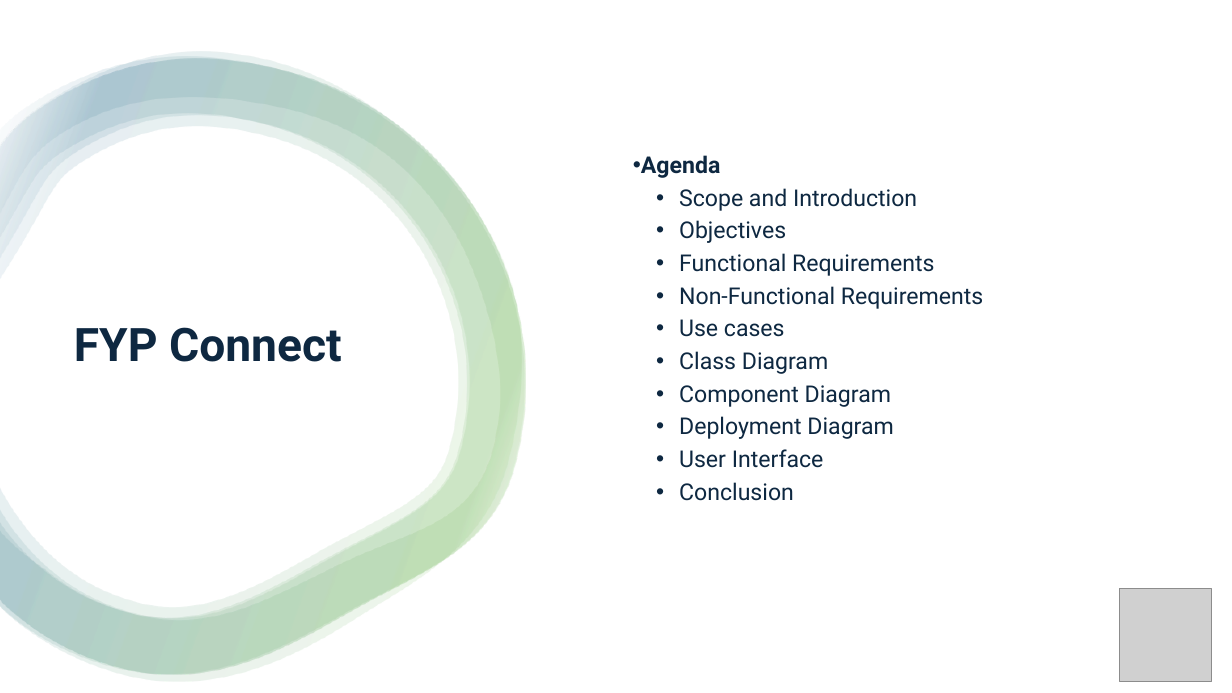
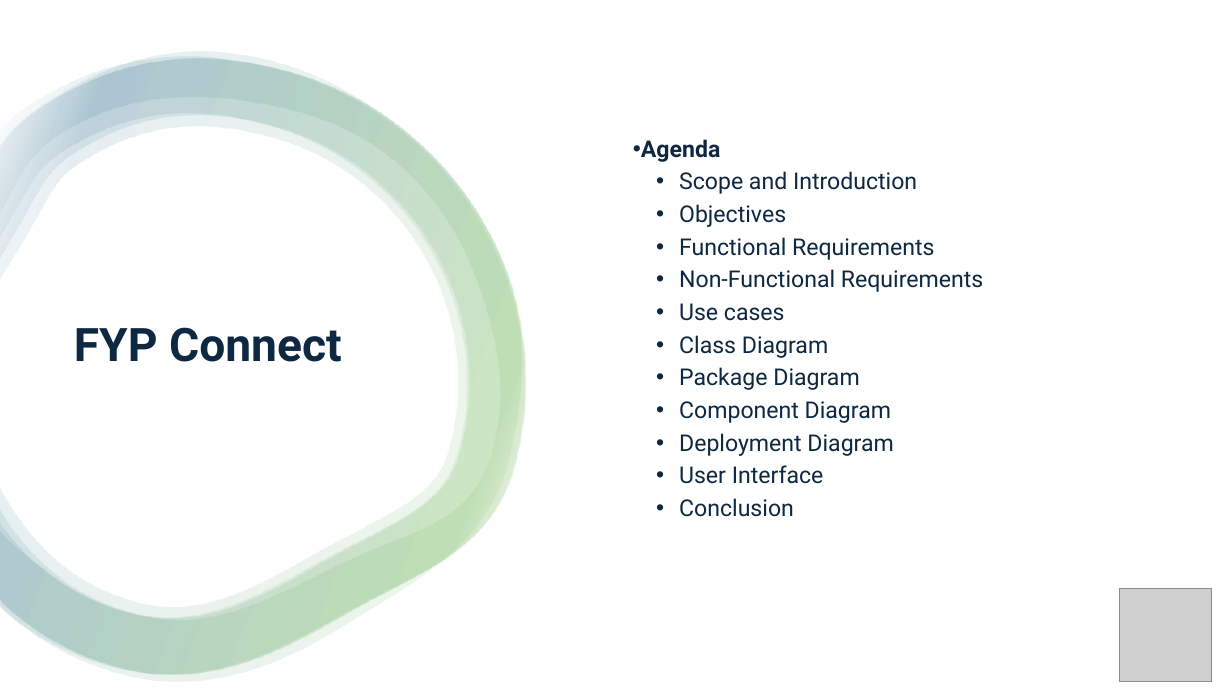
Before and after one commit to LUCIDSoftwares/FYPConnect, a slide deck: slide 2 of FinalDocs/presentation.pptx. Drawn at 1232x693 pixels with LibreOffice and Linux fonts; fonts in the diff are those of the drawing; grey boxes stand for pictures. Boxes give left, top, right and bottom in pixels: in the first picture for what was removed or moved away, otherwise in the second. Text is boxed around its words. In the diff, an @@ line names an element or a change of style, - is before the commit and + after.

```diff
--- a/FinalDocs/presentation.pptx
+++ b/FinalDocs/presentation.pptx
@@ text at (679,367,859,390): paragraph added @@
+• Package Diagram
```
